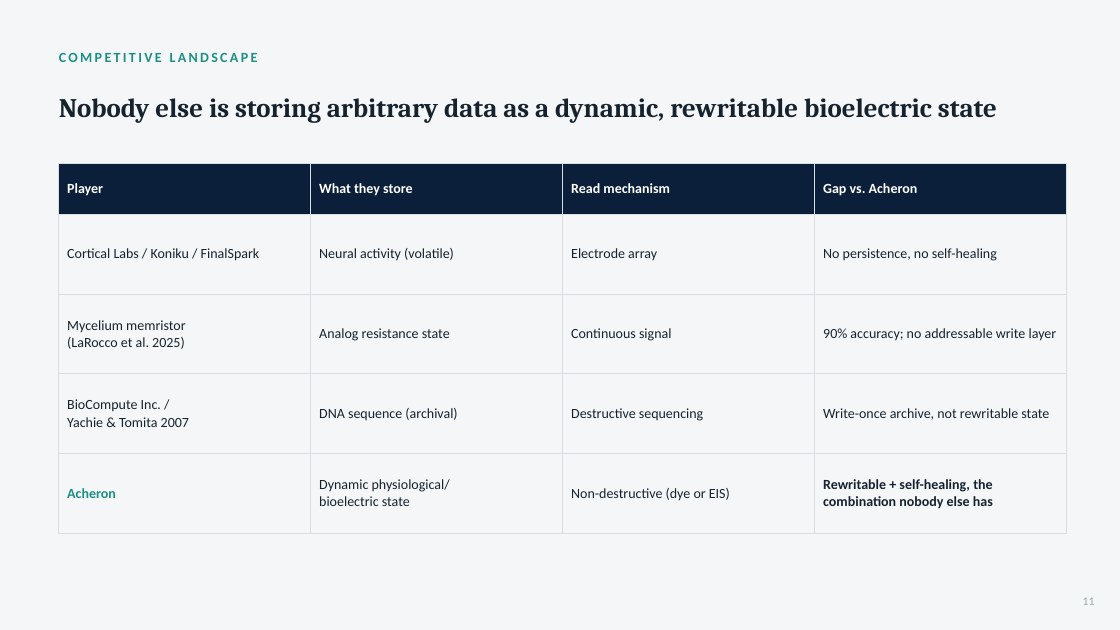
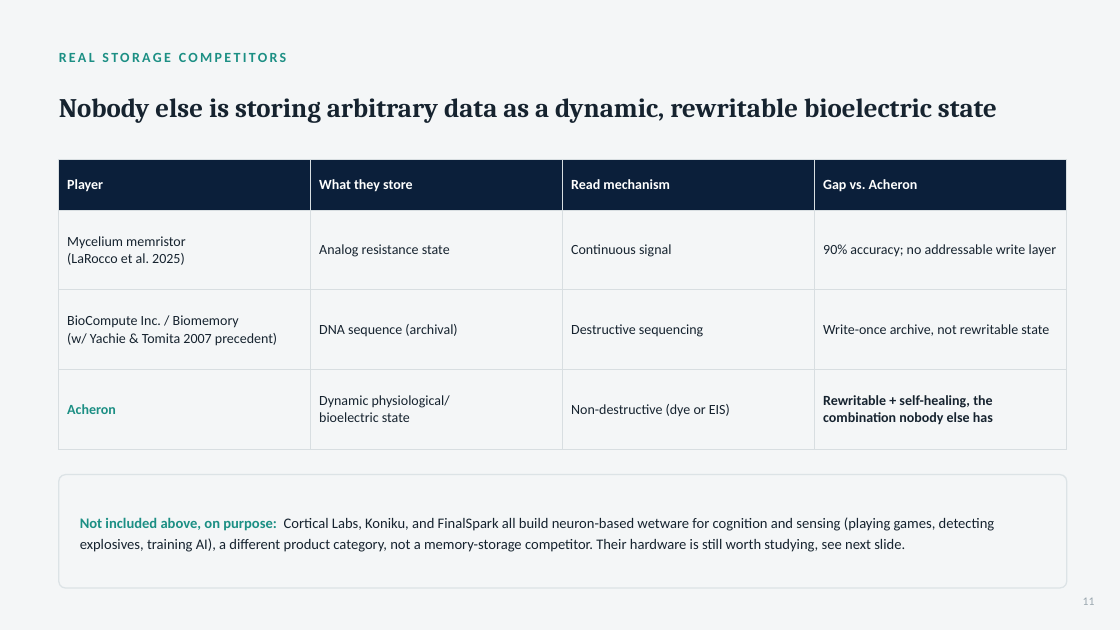
Before and after one commit to rewired89/Acheron, a slide deck: slide 11 of docs/pitch/Acheron_Pitch_Deck.pptx. Drawn at 1120x630 pixels with LibreOffice and Linux fonts; fonts in the diff are those of the drawing. Boxes give left, top, right and bottom in pixels: in the first picture for what was removed or moved away, otherwise in the second. Text is boxed around its words. In the diff, an @@ line names an element or a change of style, - is before the commit and + after.

```diff
--- a/docs/pitch/Acheron_Pitch_Deck.pptx
+++ b/docs/pitch/Acheron_Pitch_Deck.pptx
@@ text at <box>59,53,287,62</box>: text changed @@
-COMPETITIVE LANDSCAPE
+REAL STORAGE COMPETITORS
@@ table at <box>59,160,1067,458</box> @@
-row 2: Cortical Labs / Koniku / FinalSpark | Neural activity (volatile) | Electrode array | No persistence, no self-healing
-row 3, column 1: BioCompute Inc. / / Yachie & Tomita 2007
+row 3, column 1: BioCompute Inc. / Biomemory / (w/ Yachie & Tomita 2007 precedent)
@@ table: place and size @@
-table at <box>59,164,1067,550</box>
+table at <box>59,160,1067,458</box>
@@ rounded rectangle added at <box>59,475,1067,588</box>, fill #F4F6F7, outline #DCE3E6 1.1 pt @@
@@ text added at <box>80,517,995,552</box>, 12.5 pt, text #16232F @@
+Not included above, on purpose: Cortical Labs, Koniku, and FinalSpark all build neuron-based wetware for cognition and sensing (playing games, detecting explosives, training AI), a different product category, not a memory-storage competitor. Their hardware is still worth studying, see next slide.
```
Also in this commit, not shown: 1 other slide changed, 2 other files.
